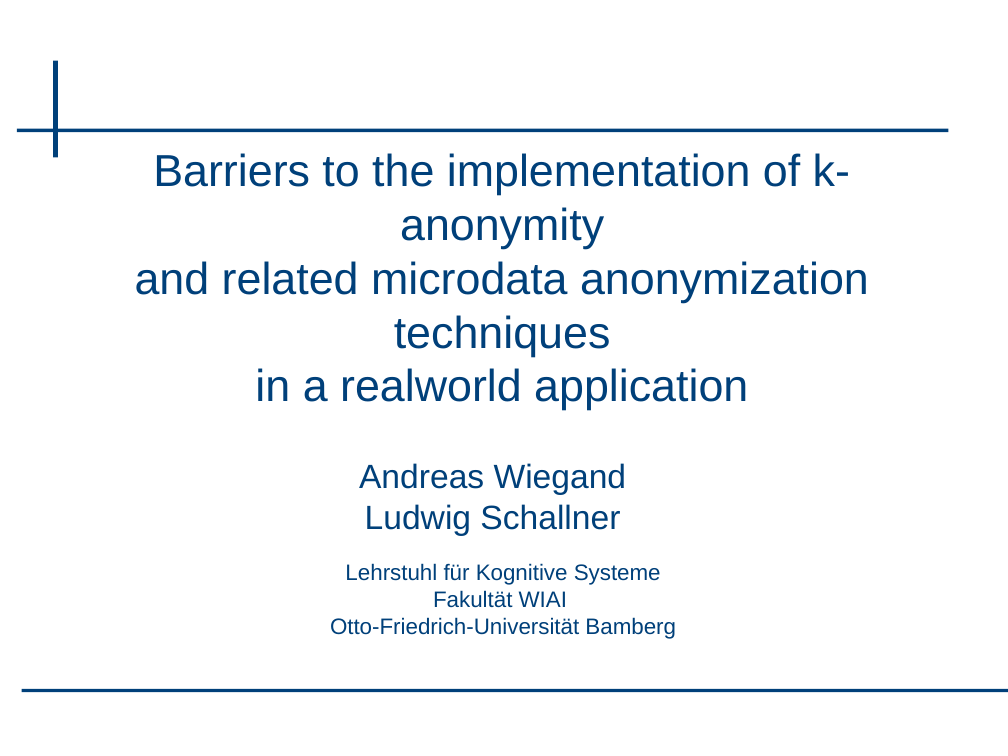
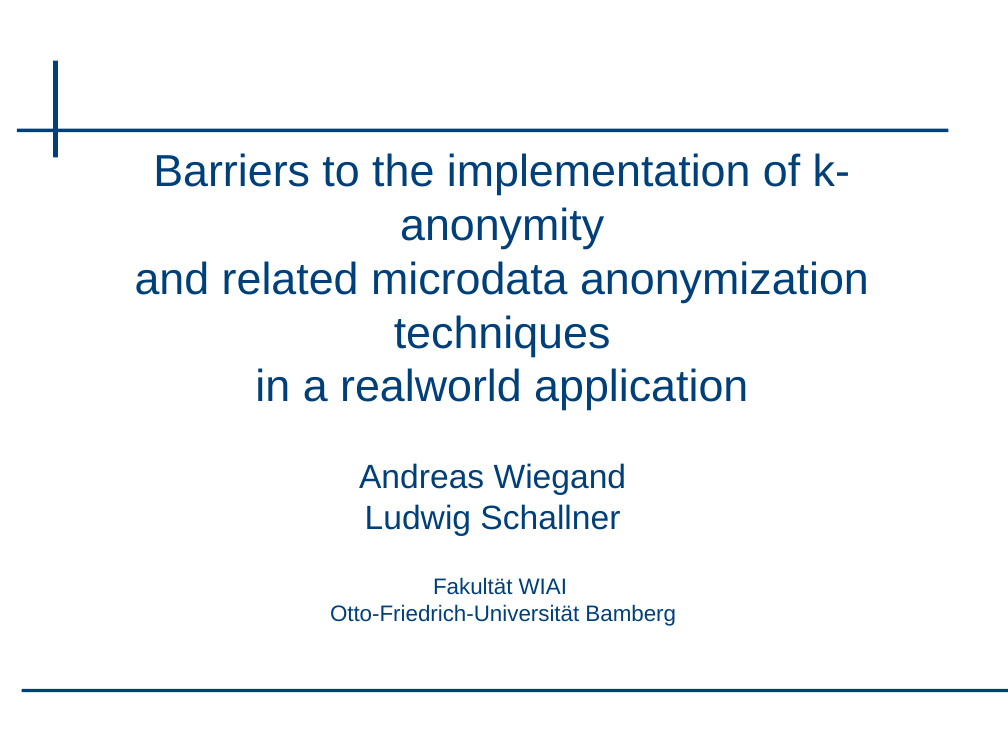
Before and after one commit to wsgan001/PSI-MSem, a slide deck: slide 1 of presentation/sicherheits.pptx. Drawn at 1008x756 pixels with LibreOffice and Linux fonts; fonts in the diff are those of the drawing; background and template pictures are left out. Boxes give left, top, right and bottom in pixels: in the first picture for what was removed or moved away, otherwise in the second. Text is boxed around its words. In the diff, an @@ line names an element or a change of style, - is before the commit and + after.

```diff
--- a/presentation/sicherheits.pptx
+++ b/presentation/sicherheits.pptx
@@ text at [345, 563, 661, 585]: paragraph removed @@
-Lehrstuhl für Kognitive Systeme
```
Also in this commit, not shown: 23 other slides changed, 3 other files.
